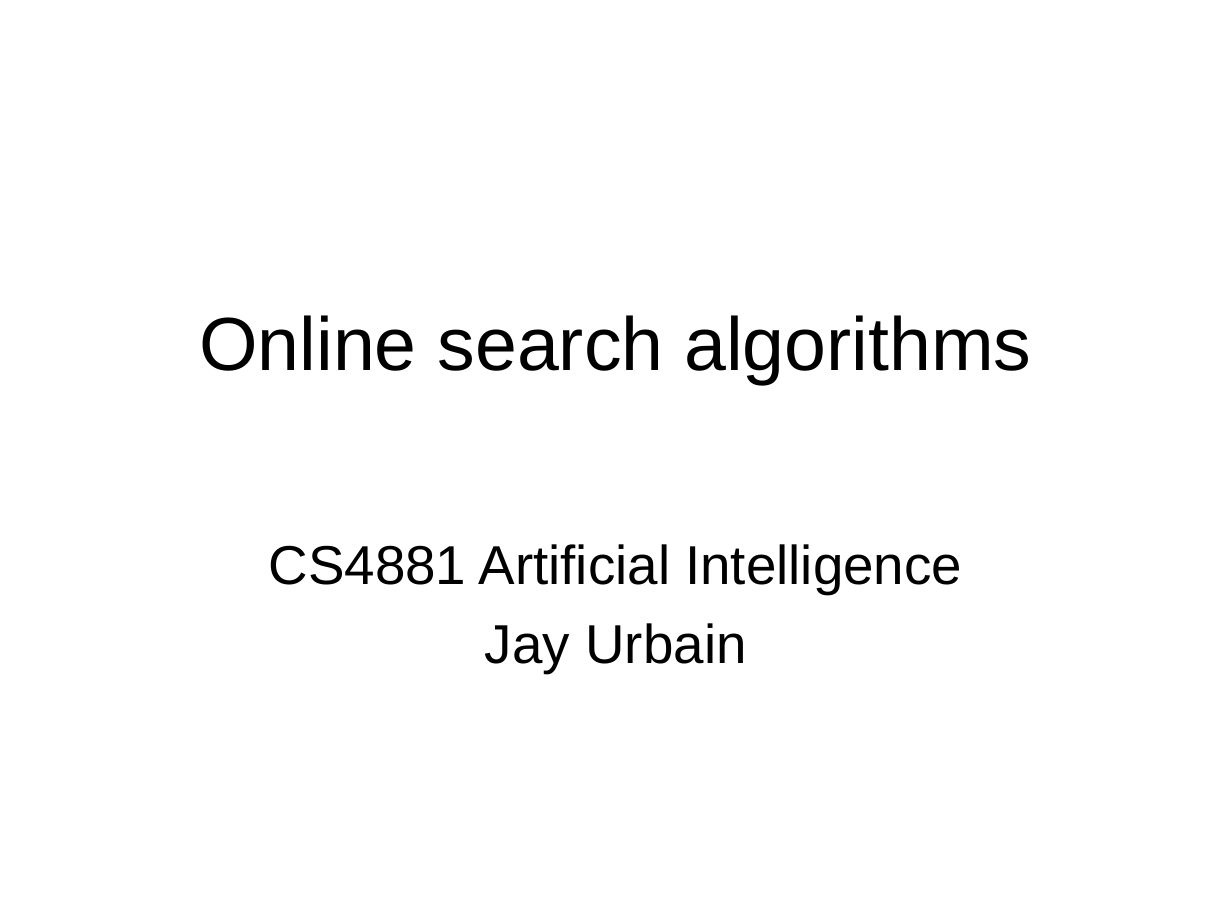
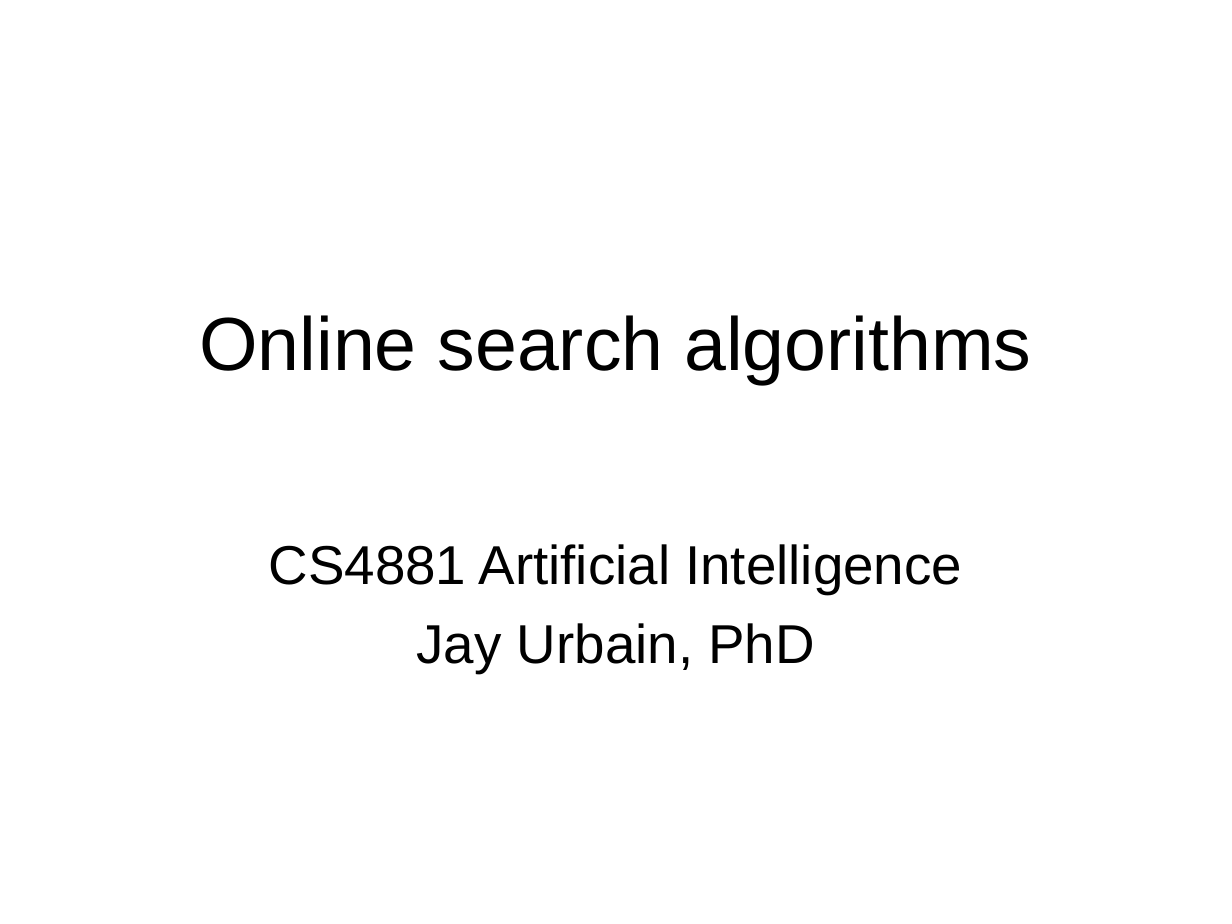
Before and after one commit to jayurbain/artificial-intelligence, a slide deck: slide 1 of slides/m4.5-onlinesearch.ppt. Drawn at 1232x924 pixels with LibreOffice and Linux fonts; fonts in the diff are those of the drawing. Boxes give left, top, right and bottom in pixels: in the first picture for what was removed or moved away, otherwise in the second. Text is boxed around its words. In the diff, an @@ line names an element or a change of style, - is before the commit and + after.

```diff
--- a/slides/m4.5-onlinesearch.ppt
+++ b/slides/m4.5-onlinesearch.ppt
@@ subtitle at bbox=[416, 623, 815, 673]: text changed @@
-Jay Urbain
+Jay Urbain, PhD
```
Also in this commit, not shown: 3 other slides changed, 8 other files.
